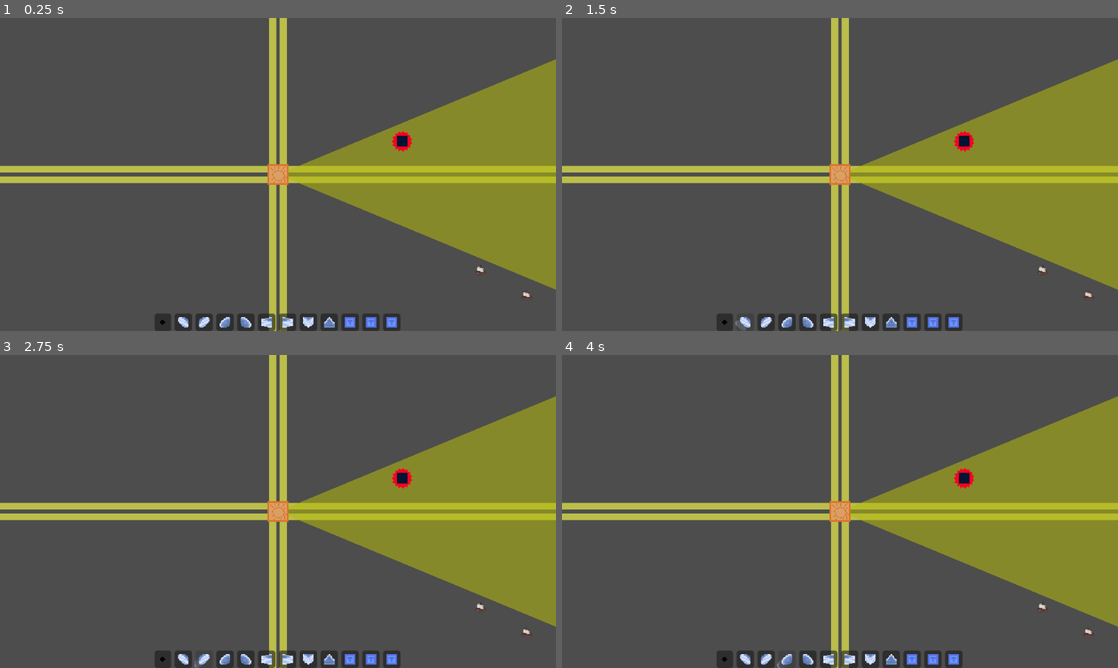
Above: before the commit, frames 1-4 (two rows, left to right).
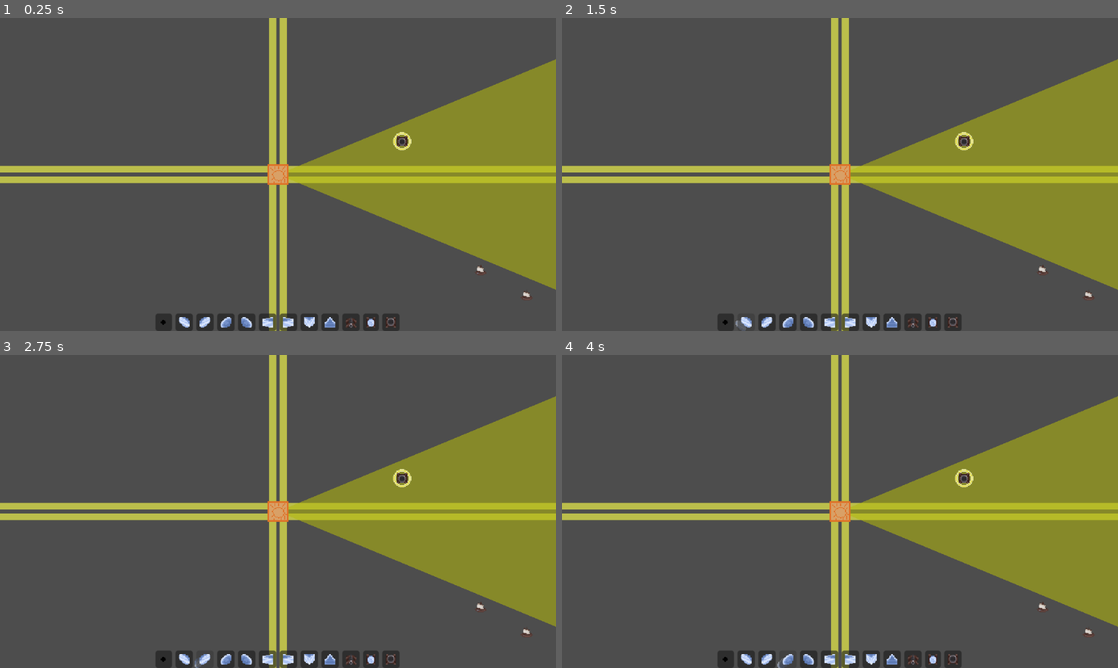
Above: after the commit, the same moments.

Repository: TrueHopolok/gj_solarnight
Game: Godot game, scene res://scenes/builder/builder_test.tscn
The game is run twice, just before and just after one commit, with the same random seed, the same clock (stepped at 60 frames per second) and the same inputs. This scene is started directly instead of the project's main scene.
Inputs (mouse positions are in pixels of both pictures, inside the frame that each line leads up to):
- Up to frame 1 (0.25 s): no input
- Up to frame 2 (1.5 s): click (723, 321) at 0.5 s; click (745, 321) at 1.27 s
- Up to frame 3 (2.75 s): click (205, 658) at 2.02 s
- Up to frame 4 (4 s): click (784, 658) at 2.77 s; click (789, 658) at 3.52 s

The runs differ from the first frame. In frame 1, 0.6% of the frame differs, in the area x 27-75%, y 36-100%; in frame 2, 0.6%; in frame 3, 0.6%; in frame 4, 0.6%.

Commit message:
feature: tower art

Diff:
--- a/assets/build_list/build_list.tres
+++ b/assets/build_list/build_list.tres
@@ -1,7 +1,6 @@
 [gd_resource type="Resource" script_class="BuildList" format=3 uid="uid://d32aym1ox3gnq"]
 
 [ext_resource type="Script" uid="uid://ddlsqsg032paw" path="res://scenes/builder/buildable.gd" id="1_7ewgr"]
-[ext_resource type="Texture2D" uid="uid://373jjfq7kqxb" path="res://assets/temperary/tileset.png" id="2_0d06k"]
 [ext_resource type="Texture2D" uid="uid://bn7tw2cnm24vb" path="res://assets/sprites/mirror.png" id="2_o41uc"]
 [ext_resource type="PackedScene" uid="uid://dym5qbfu5h0e4" path="res://scenes/building/mirror/mirror_dl.tscn" id="3_fioon"]
 [ext_resource type="PackedScene" uid="uid://c00c3vtmev4dv" path="res://scenes/building/mirror/mirror_dr.tscn" id="4_gvddr"]
@@ -14,6 +13,7 @@
 [ext_resource type="PackedScene" uid="uid://cf3komskoiiuj" path="res://scenes/building/mirror/mirror.tscn" id="8_pblee"]
 [ext_resource type="PackedScene" uid="uid://ddv7ul50cfopu" path="res://scenes/building/tower/canon.tscn" id="9_pblee"]
 [ext_resource type="PackedScene" uid="uid://b5q0rxrnelrcs" path="res://scenes/building/tower/laser.tscn" id="10_fq1x2"]
+[ext_resource type="Texture2D" uid="uid://c5g8ktreclx0q" path="res://assets/sprites/guns.png" id="11_1nmtp"]
 [ext_resource type="PackedScene" uid="uid://qfyraiudtjlh" path="res://scenes/building/tower/mortar.tscn" id="11_c2mrs"]
 
 [sub_resource type="AtlasTexture" id="AtlasTexture_ifvt4"]
@@ -116,34 +116,34 @@
 preview = SubResource("AtlasTexture_i2fd4")
 metadata/_custom_type_script = "uid://ddlsqsg032paw"
 
-[sub_resource type="AtlasTexture" id="AtlasTexture_wafxf"]
-atlas = ExtResource("2_0d06k")
-region = Rect2(24, 0, 12, 12)
+[sub_resource type="AtlasTexture" id="AtlasTexture_pblee"]
+atlas = ExtResource("11_1nmtp")
+region = Rect2(56, 0, 12, 12)
 
 [sub_resource type="Resource" id="Resource_eem80"]
 script = ExtResource("1_7ewgr")
 scene = ExtResource("9_pblee")
-preview = SubResource("AtlasTexture_wafxf")
+preview = SubResource("AtlasTexture_pblee")
 metadata/_custom_type_script = "uid://ddlsqsg032paw"
 
-[sub_resource type="AtlasTexture" id="AtlasTexture_174te"]
-atlas = ExtResource("2_0d06k")
-region = Rect2(24, 0, 12, 12)
+[sub_resource type="AtlasTexture" id="AtlasTexture_fq1x2"]
+atlas = ExtResource("11_1nmtp")
+region = Rect2(57, 14, 10, 12)
 
 [sub_resource type="Resource" id="Resource_838gh"]
 script = ExtResource("1_7ewgr")
 scene = ExtResource("10_fq1x2")
-preview = SubResource("AtlasTexture_174te")
+preview = SubResource("AtlasTexture_fq1x2")
 metadata/_custom_type_script = "uid://ddlsqsg032paw"
 
-[sub_resource type="AtlasTexture" id="AtlasTexture_ill4i"]
-atlas = ExtResource("2_0d06k")
-region = Rect2(24, 0, 12, 12)
+[sub_resource type="AtlasTexture" id="AtlasTexture_c2mrs"]
+atlas = ExtResource("11_1nmtp")
+region = Rect2(56, 28, 12, 12)
 
 [sub_resource type="Resource" id="Resource_p64n2"]
 script = ExtResource("1_7ewgr")
 scene = ExtResource("11_c2mrs")
-preview = SubResource("AtlasTexture_ill4i")
+preview = SubResource("AtlasTexture_c2mrs")
 metadata/_custom_type_script = "uid://ddlsqsg032paw"
 
 [resource]
--- a/scenes/building/tower/canon.tscn
+++ b/scenes/building/tower/canon.tscn
@@ -1,12 +1,76 @@
 [gd_scene format=3 uid="uid://ddv7ul50cfopu"]
 
-[ext_resource type="Texture2D" uid="uid://373jjfq7kqxb" path="res://assets/temperary/tileset.png" id="1_4fx22"]
 [ext_resource type="Script" uid="uid://x2ibpwgflc7o" path="res://scenes/building/tower/tower.gd" id="2_d30og"]
 [ext_resource type="PackedScene" uid="uid://c4l6t3fwm1jr7" path="res://scenes/building/tower/canonball.tscn" id="2_nb2ud"]
+[ext_resource type="Texture2D" uid="uid://c5g8ktreclx0q" path="res://assets/sprites/guns.png" id="3_nb2ud"]
 
-[sub_resource type="AtlasTexture" id="AtlasTexture_d30og"]
-atlas = ExtResource("1_4fx22")
-region = Rect2(24, 0, 12, 12)
+[sub_resource type="AtlasTexture" id="AtlasTexture_ddedq"]
+atlas = ExtResource("3_nb2ud")
+region = Rect2(0, 42, 21, 21)
+
+[sub_resource type="AtlasTexture" id="AtlasTexture_nb2ud"]
+atlas = ExtResource("3_nb2ud")
+region = Rect2(0, 0, 12, 12)
+
+[sub_resource type="AtlasTexture" id="AtlasTexture_petq7"]
+atlas = ExtResource("3_nb2ud")
+region = Rect2(14, 0, 12, 12)
+
+[sub_resource type="AtlasTexture" id="AtlasTexture_1r43u"]
+atlas = ExtResource("3_nb2ud")
+region = Rect2(28, 0, 12, 12)
+
+[sub_resource type="AtlasTexture" id="AtlasTexture_05qrf"]
+atlas = ExtResource("3_nb2ud")
+region = Rect2(42, 0, 12, 12)
+
+[sub_resource type="AtlasTexture" id="AtlasTexture_t1v4h"]
+atlas = ExtResource("3_nb2ud")
+region = Rect2(56, 0, 12, 12)
+
+[sub_resource type="AtlasTexture" id="AtlasTexture_macr1"]
+atlas = ExtResource("3_nb2ud")
+region = Rect2(70, 0, 12, 12)
+
+[sub_resource type="AtlasTexture" id="AtlasTexture_rbbnv"]
+atlas = ExtResource("3_nb2ud")
+region = Rect2(84, 0, 12, 12)
+
+[sub_resource type="AtlasTexture" id="AtlasTexture_tvxpi"]
+atlas = ExtResource("3_nb2ud")
+region = Rect2(98, 0, 12, 12)
+
+[sub_resource type="SpriteFrames" id="SpriteFrames_nb2ud"]
+animations = [{
+"frames": [{
+"duration": 1.0,
+"texture": SubResource("AtlasTexture_nb2ud")
+}, {
+"duration": 1.0,
+"texture": SubResource("AtlasTexture_petq7")
+}, {
+"duration": 1.0,
+"texture": SubResource("AtlasTexture_1r43u")
+}, {
+"duration": 1.0,
+"texture": SubResource("AtlasTexture_05qrf")
+}, {
+"duration": 1.0,
+"texture": SubResource("AtlasTexture_t1v4h")
+}, {
+"duration": 1.0,
+"texture": SubResource("AtlasTexture_macr1")
+}, {
+"duration": 1.0,
+"texture": SubResource("AtlasTexture_rbbnv")
+}, {
+"duration": 1.0,
+"texture": SubResource("AtlasTexture_tvxpi")
+}],
+"loop": false,
+"name": &"default",
+"speed": 5.0
+}]
 
 [sub_resource type="RectangleShape2D" id="RectangleShape2D_nb2ud"]
 size = Vector2(12, 12)
@@ -18,12 +82,14 @@
 reload_time = 1.5
 projectile = ExtResource("2_nb2ud")
 
-[node name="SunPolygon" type="Polygon2D" parent="." unique_id=1200198887]
-color = Color(0.9843137, 0, 0.12941177, 1)
-polygon = PackedVector2Array(-7, -7, -6, -13, -3, -9, -3, -15, 0, -9, 6, -13, 4, -9, 12, -9, 8, -6, 8, -3, 7, -1, 14, 1, 7, 3, 12, 6, 7, 6, 10, 12, 5, 8, 3, 12, 1, 8, -1, 12, -2, 8, -6, 12, -6, 7, -11, 8, -7, 2, -12, 2, -8, -3, -11, -5)
+[node name="SunPolygon" type="Sprite2D" parent="." unique_id=919555537]
+modulate = Color(1, 1, 1, 0.8)
+texture = SubResource("AtlasTexture_ddedq")
 
-[node name="Sprite2D" type="Sprite2D" parent="." unique_id=244333039]
-texture = SubResource("AtlasTexture_d30og")
+[node name="Sprite" type="AnimatedSprite2D" parent="." unique_id=1941252386]
+sprite_frames = SubResource("SpriteFrames_nb2ud")
+speed_scale = 0.0
 
 [node name="CollisionShape2D" type="CollisionShape2D" parent="." unique_id=519917457]
+visible = false
 shape = SubResource("RectangleShape2D_nb2ud")
--- a/scenes/building/tower/canonball.gd
+++ b/scenes/building/tower/canonball.gd
@@ -9,9 +9,6 @@
 
 
 func _physics_process(delta: float) -> void:
-	if not is_instance_valid(target):
-		target = Tower.pick_target(global_position)
-
 	if not is_instance_valid(target):
 		queue_free()
 		return
--- a/scenes/building/tower/laser.tscn
+++ b/scenes/building/tower/laser.tscn
@@ -2,10 +2,75 @@
 
 [ext_resource type="PackedScene" uid="uid://ddv7ul50cfopu" path="res://scenes/building/tower/canon.tscn" id="1_uwytl"]
 [ext_resource type="PackedScene" uid="uid://bc6u7fnvooyx1" path="res://scenes/building/tower/laserbolt.tscn" id="2_ae7y3"]
+[ext_resource type="Texture2D" uid="uid://c5g8ktreclx0q" path="res://assets/sprites/guns.png" id="3_a0kxl"]
+
+[sub_resource type="AtlasTexture" id="AtlasTexture_5e62t"]
+atlas = ExtResource("3_a0kxl")
+region = Rect2(0, 14, 12, 12)
+
+[sub_resource type="AtlasTexture" id="AtlasTexture_44g53"]
+atlas = ExtResource("3_a0kxl")
+region = Rect2(14, 14, 12, 12)
+
+[sub_resource type="AtlasTexture" id="AtlasTexture_uhxwn"]
+atlas = ExtResource("3_a0kxl")
+region = Rect2(28, 14, 12, 12)
+
+[sub_resource type="AtlasTexture" id="AtlasTexture_ydok3"]
+atlas = ExtResource("3_a0kxl")
+region = Rect2(42, 14, 12, 12)
+
+[sub_resource type="AtlasTexture" id="AtlasTexture_8xkuw"]
+atlas = ExtResource("3_a0kxl")
+region = Rect2(56, 14, 12, 12)
+
+[sub_resource type="AtlasTexture" id="AtlasTexture_mt08b"]
+atlas = ExtResource("3_a0kxl")
+region = Rect2(70, 14, 12, 12)
+
+[sub_resource type="AtlasTexture" id="AtlasTexture_x74yj"]
+atlas = ExtResource("3_a0kxl")
+region = Rect2(84, 14, 12, 12)
+
+[sub_resource type="AtlasTexture" id="AtlasTexture_s73op"]
+atlas = ExtResource("3_a0kxl")
+region = Rect2(98, 14, 12, 12)
+
+[sub_resource type="SpriteFrames" id="SpriteFrames_8ufgs"]
+animations = [{
+"frames": [{
+"duration": 1.0,
+"texture": SubResource("AtlasTexture_5e62t")
+}, {
+"duration": 1.0,
+"texture": SubResource("AtlasTexture_44g53")
+}, {
+"duration": 1.0,
+"texture": SubResource("AtlasTexture_uhxwn")
+}, {
+"duration": 1.0,
+"texture": SubResource("AtlasTexture_ydok3")
+}, {
+"duration": 1.0,
+"texture": SubResource("AtlasTexture_8xkuw")
+}, {
+"duration": 1.0,
+"texture": SubResource("AtlasTexture_mt08b")
+}, {
+"duration": 1.0,
+"texture": SubResource("AtlasTexture_x74yj")
+}, {
+"duration": 1.0,
+"texture": SubResource("AtlasTexture_s73op")
+}],
+"loop": false,
+"name": &"default",
+"speed": 5.0
+}]
 
 [node name="Laser" unique_id=1512153694 instance=ExtResource("1_uwytl")]
 reload_time = 6.0
 projectile = ExtResource("2_ae7y3")
 
-[node name="Sprite2D" parent="." index="0" unique_id=244333039]
-modulate = Color(0.502389, 0.8691286, 0, 1)
+[node name="Sprite" parent="." index="1" unique_id=1941252386]
+sprite_frames = SubResource("SpriteFrames_8ufgs")
--- a/scenes/building/tower/mortar.gd
+++ b/scenes/building/tower/mortar.gd
@@ -76,3 +76,8 @@
 	get_parent().add_child(inst)
 	inst.set(&"global_position", get_global_mouse_position())
 	_cancel_aiming()
+
+
+func _track_target() -> void:
+	if _is_targeting:
+		_look_at(get_global_mouse_position())
--- a/scenes/building/tower/mortar.tscn
+++ b/scenes/building/tower/mortar.tscn
@@ -4,6 +4,71 @@
 [ext_resource type="Script" uid="uid://xo0fgmgg18kt" path="res://scenes/building/tower/mortar.gd" id="2_a2cks"]
 [ext_resource type="Texture2D" uid="uid://373jjfq7kqxb" path="res://assets/temperary/tileset.png" id="3_1arh1"]
 [ext_resource type="PackedScene" uid="uid://c3rdihofwh032" path="res://scenes/building/tower/mortar_round.tscn" id="3_ufnnf"]
+[ext_resource type="Texture2D" uid="uid://c5g8ktreclx0q" path="res://assets/sprites/guns.png" id="4_8gs13"]
+
+[sub_resource type="AtlasTexture" id="AtlasTexture_q1465"]
+atlas = ExtResource("4_8gs13")
+region = Rect2(0, 28, 12, 12)
+
+[sub_resource type="AtlasTexture" id="AtlasTexture_wr2se"]
+atlas = ExtResource("4_8gs13")
+region = Rect2(14, 28, 12, 12)
+
+[sub_resource type="AtlasTexture" id="AtlasTexture_3jbk7"]
+atlas = ExtResource("4_8gs13")
+region = Rect2(28, 28, 12, 12)
+
+[sub_resource type="AtlasTexture" id="AtlasTexture_72tab"]
+atlas = ExtResource("4_8gs13")
+region = Rect2(42, 28, 12, 12)
+
+[sub_resource type="AtlasTexture" id="AtlasTexture_vukiu"]
+atlas = ExtResource("4_8gs13")
+region = Rect2(56, 28, 12, 12)
+
+[sub_resource type="AtlasTexture" id="AtlasTexture_nr3i4"]
+atlas = ExtResource("4_8gs13")
+region = Rect2(70, 28, 12, 12)
+
+[sub_resource type="AtlasTexture" id="AtlasTexture_w8y8h"]
+atlas = ExtResource("4_8gs13")
+region = Rect2(84, 28, 12, 12)
+
+[sub_resource type="AtlasTexture" id="AtlasTexture_o2s3r"]
+atlas = ExtResource("4_8gs13")
+region = Rect2(98, 28, 12, 12)
+
+[sub_resource type="SpriteFrames" id="SpriteFrames_hr2w5"]
+animations = [{
+"frames": [{
+"duration": 1.0,
+"texture": SubResource("AtlasTexture_q1465")
+}, {
+"duration": 1.0,
+"texture": SubResource("AtlasTexture_wr2se")
+}, {
+"duration": 1.0,
+"texture": SubResource("AtlasTexture_3jbk7")
+}, {
+"duration": 1.0,
+"texture": SubResource("AtlasTexture_72tab")
+}, {
+"duration": 1.0,
+"texture": SubResource("AtlasTexture_vukiu")
+}, {
+"duration": 1.0,
+"texture": SubResource("AtlasTexture_nr3i4")
+}, {
+"duration": 1.0,
+"texture": SubResource("AtlasTexture_w8y8h")
+}, {
+"duration": 1.0,
+"texture": SubResource("AtlasTexture_o2s3r")
+}],
+"loop": false,
+"name": &"default",
+"speed": 5.0
+}]
 
 [sub_resource type="AtlasTexture" id="AtlasTexture_ufnnf"]
 atlas = ExtResource("3_1arh1")
@@ -18,9 +83,8 @@
 projectile = ExtResource("3_ufnnf")
 fire_manually = true
 
-[node name="Sprite2D" parent="." index="0" unique_id=244333039]
-modulate = Color(0, 0.15669426, 0.21979111, 1)
-flip_v = true
+[node name="Sprite" parent="." index="1" unique_id=1941252386]
+sprite_frames = SubResource("SpriteFrames_hr2w5")
 
 [node name="Aim" type="Sprite2D" parent="." index="2" unique_id=1095914969]
 visible = false
--- a/scenes/building/tower/tower.gd
+++ b/scenes/building/tower/tower.gd
@@ -3,9 +3,6 @@
 
 
 const SUN_MULTIPLIER: float = 1.5
-const SUN_POLYGON_POINTS: int = 30
-const SUN_POLYGON_MAJOR: float = 12
-const SUN_POLYGON_MINOR: float = 10
 
 @export var reload_time: float = 3.0
 @export var projectile: PackedScene
@@ -17,8 +14,8 @@
 var _under_sun: bool = false
 var _health: int
 
-@onready var sun_polygon: Polygon2D = $SunPolygon
-
+@onready var sun_polygon: Node2D = $SunPolygon
+@onready var sprite: AnimatedSprite2D = $Sprite
 
 func _ready() -> void:
 	_reload_left = randf_range(reload_time, reload_time * 2)
@@ -27,17 +24,12 @@
 	set_light_state(false)
 	set_sun_state(false)
 
-	var polygon: PackedVector2Array
-	for i: int in SUN_POLYGON_POINTS:
-		polygon.push_back(Vector2.RIGHT.rotated(remap(i, 0, SUN_POLYGON_POINTS, 0, TAU))
-			* (SUN_POLYGON_MINOR if i % 2 == 0 else SUN_POLYGON_MAJOR))
-
-	sun_polygon.polygon = polygon
-
 
 func _physics_process(delta: float) -> void:
 	if not _energry:
 		return
+
+	_track_target()
 
 	if _under_sun:
 		_reload_left -= delta * 1.5
@@ -82,6 +74,26 @@
 	sun_polygon.visible = _under_sun
 
 
+## VIRTUAL!
+func _track_target() -> void:
+	var target := pick_target(global_position)
+	if target == null:
+		return
+
+	_look_at(target.global_position)
+
+
+func _look_at(global_pos: Vector2) -> void:
+	var angle := (global_pos - global_position).angle()
+	# 0 = right, positive = cw
+
+	angle = wrapf(angle - PI*0.5, 0, TAU)
+	# 0 = up, positive = cw
+
+	var idx := roundi(remap(angle, 0, TAU, 0, 8)) % 8
+	sprite.frame = idx
+
+
 func shoot() -> void:
 	var target: Node2D = pick_target(global_position)
 	if target == null:
Binary file added: assets/sprites/guns.png
Not shown, added: assets/sprites/guns.png.import
